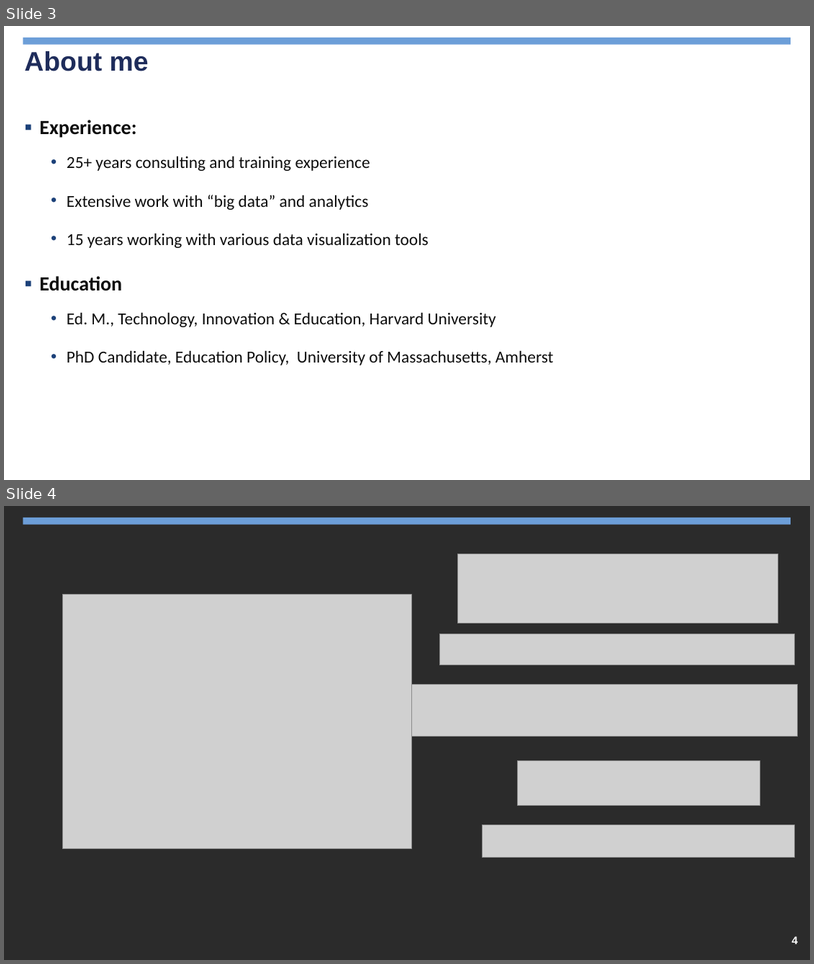
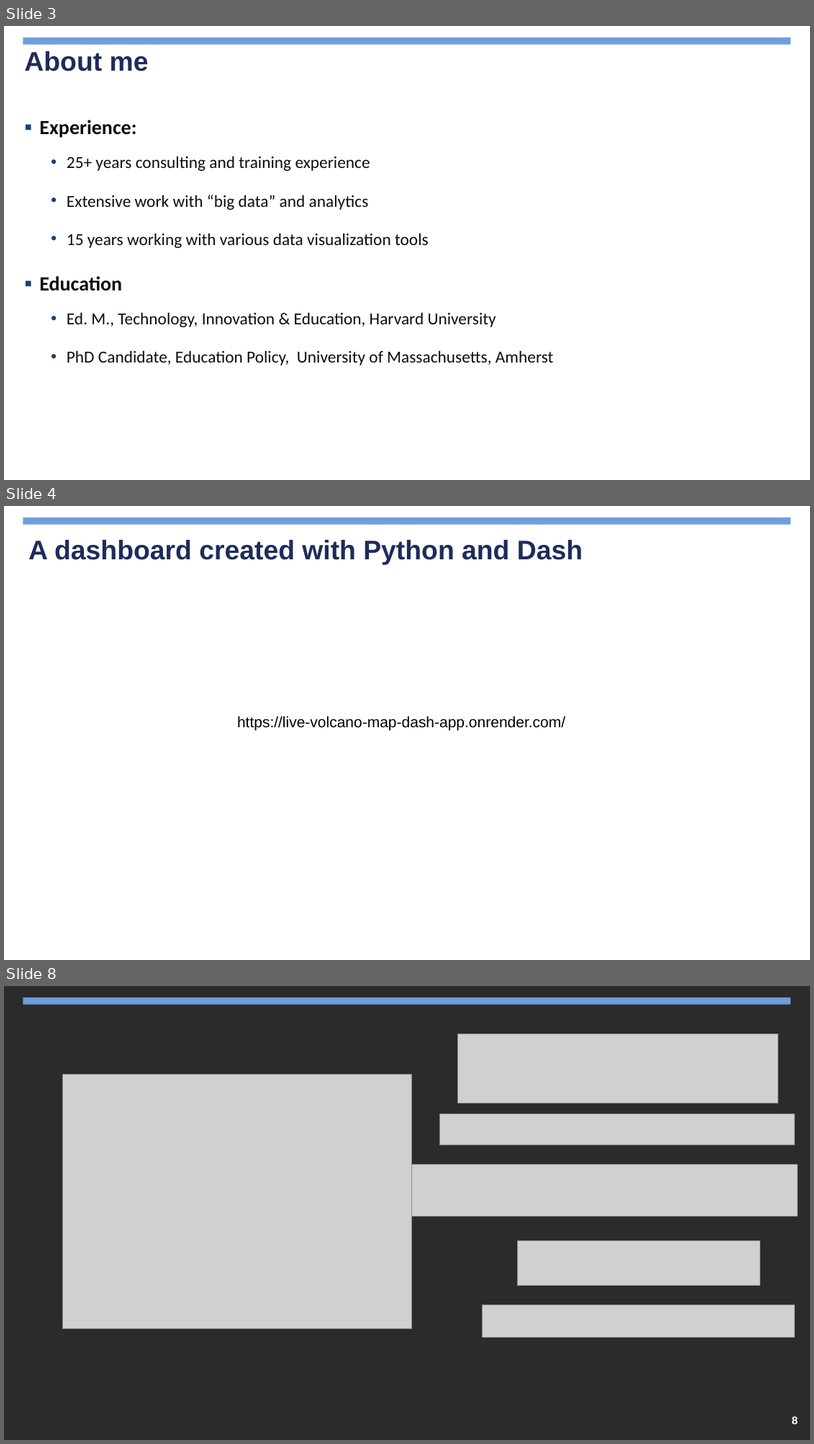
Before and after one commit to jimcody2014/Python-CDC, a slide deck: Dashboards/notes/Python Dashboards.pptx. Shown one above the other, each under a label of ours: slides 3 and 4 before the commit, slides 3, 4 and 8 after it; the slides between them are not shown. The pictures are 814x964 and 814x1444 pixels, drawn with LibreOffice and Linux fonts; fonts in the diff are those of the drawing; grey boxes stand for pictures; background and template pictures are left out; a plain dark background stands for a picture behind light text. Boxes give left, top, right and bottom in pixels: in the first picture for what was removed or moved away, otherwise in the second. Text is boxed around its words. In the diff, an @@ line names an element or a change of style, - is before the commit and + after.

```diff
--- a/Dashboards/notes/Python Dashboards.pptx
+++ b/Dashboards/notes/Python Dashboards.pptx
@@ slide 4 added at (x1=4, y1=506, x2=810, y2=960), background picture (left out); not listed: 1 template element that a slide beside it also shows @@
@@ title added at (x1=28, y1=540, x2=583, y2=564), 32 pt, text #1E2C5B, bold @@
+A dashboard created with Python and Dash
@@ text added at (x1=237, y1=716, x2=566, y2=730), 18 pt, text #000000 @@
+https://live-volcano-map-dash-app.onrender.com/
@@ page number added at (x1=623, y1=928, x2=805, y2=952), 13 pt, text #FFFFFF, bold @@
+4
@@ what was slide 4 is now slide 8 @@
@@ page number at (x1=792, y1=1416, x2=798, y2=1424): text changed @@
-4
+8
```
Also in this commit, not shown: 3 slides changed, 3 other slides added, 4 slides removed, 19 other files.
